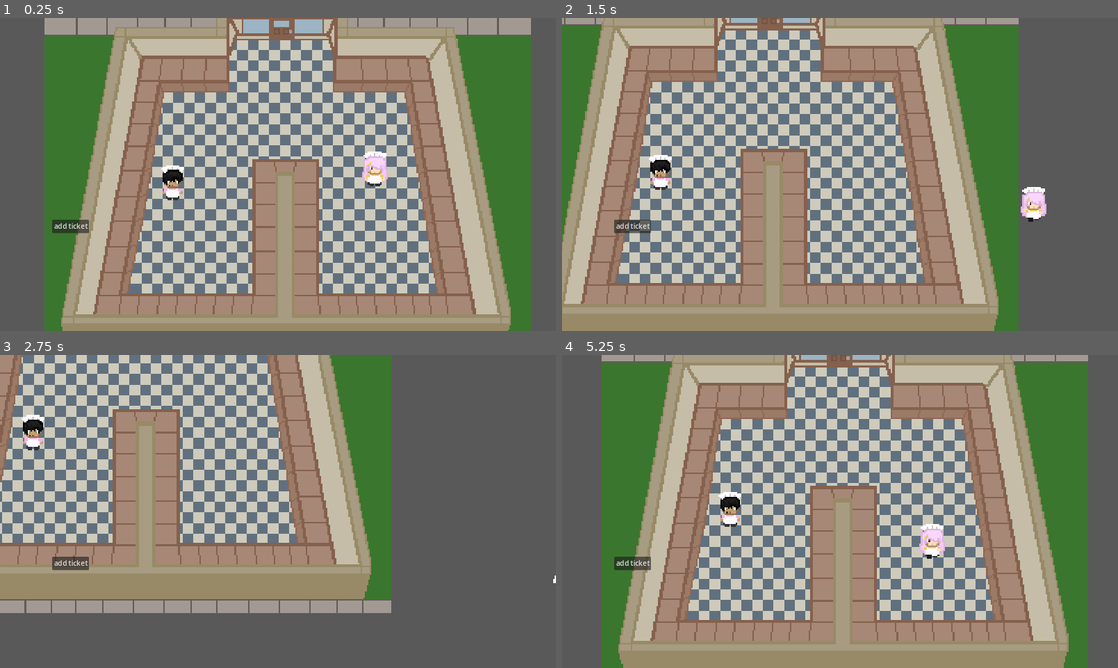
Above: before the commit, frames 1-4 (two rows, left to right).
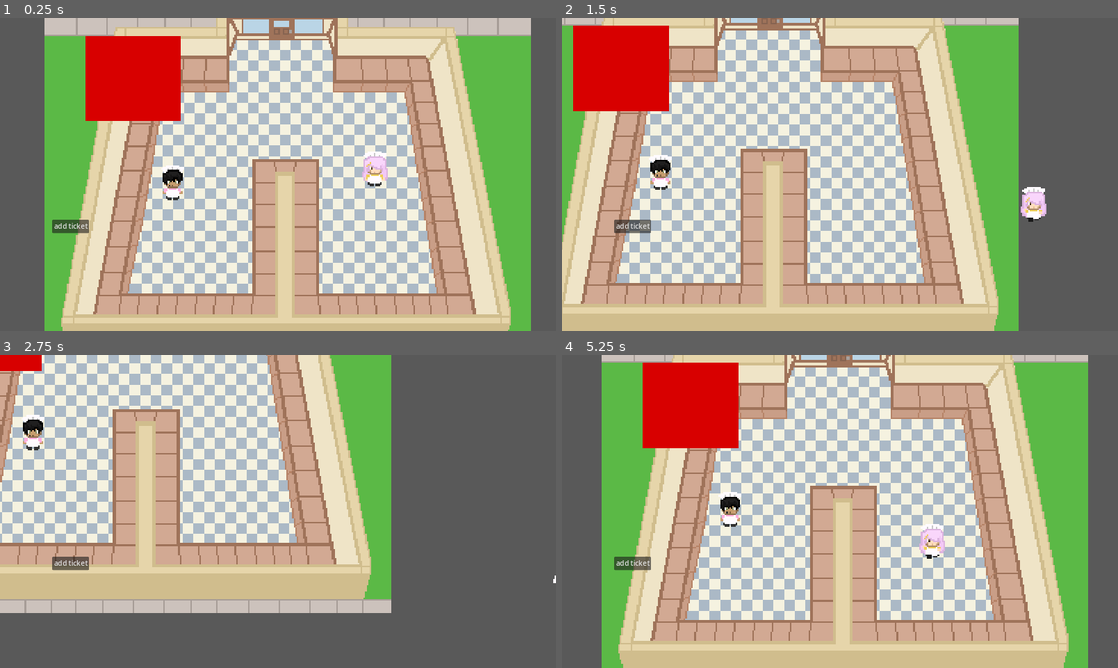
Above: after the commit, the same moments.

Repository: jatgm/TSA-2025
Game: Godot game, scene res://Scenes/game.tscn
Same seed, same stepped clock (60 frames per second), same inputs: the game is played once before the commit and once after it.
Inputs:
- Up to frame 1 (0.25 s): no input
- Up to frame 2 (1.5 s): hold D (player_one_right) 0.53-1.28 s; tap E (player_one_interact) at 0.6 s; tap Shift (player_two_interact) at 0.8, 1.35 s; hold S (player_one_down) from 1.28 s (still down)
- Up to frame 3 (2.75 s): tap E (player_one_interact) at 1.55, 2.1 s; release S (player_one_down) at 2.03 s; hold D (player_one_right) from 2.03 s (still down); tap Shift (player_two_interact) at 2.3 s
- Up to frame 4 (5.25 s): release D (player_one_right) at 2.78 s; hold W (player_one_up) 2.78-3.53 s; tap Shift (player_two_interact) at 2.85, 3.8, 4.35 s; tap E (player_one_interact) at 3.05, 3.6, 4.55, 5.1 s; hold A (player_one_left) 3.53-5.03 s; hold S (player_one_down) from 5.03 s (still down)

The runs differ from the first frame. In frame 1, 87% of the frame differs, in the area x 8-96%, y 0-100%; in frame 2, 82%; in frame 3, 57%; in frame 4, 87%.

Commit message:
Moved player slightly

Diff:
--- a/Scenes/game.tscn
+++ b/Scenes/game.tscn
@@ -57,13 +57,12 @@
 color = Color(0.347817, 0.347817, 0.347817, 1)
 
 [node name="stove" parent="." instance=ExtResource("5_e1afk")]
-position = Vector2(-489, -38)
+position = Vector2(-133, -87)
 
 [node name="Sprite2D" type="Sprite2D" parent="."]
 z_index = -1
 texture = ExtResource("7_b7hih")
 vframes = 2
-frame = 1
 
 [connection signal="pressed" from="CanvasLayer/add ticket button" to="." method="_on_button_pressed"]
 
--- a/Scripts/interaction_manager.gd
+++ b/Scripts/interaction_manager.gd
@@ -6,11 +6,10 @@
 
 func initiate_interaction() -> void:
 	if current_interaction != null:
-		current_interaction.recieve_interaction($"../../.") # gives the cat
+		current_interaction.recieve_interaction($"../../.") # gives the player
 
 func receive_interaction(interacter) -> void:
 	pass
-
 
 func _on_area_2d_area_entered(area: Area2D) -> void:
 	current_interaction = area
